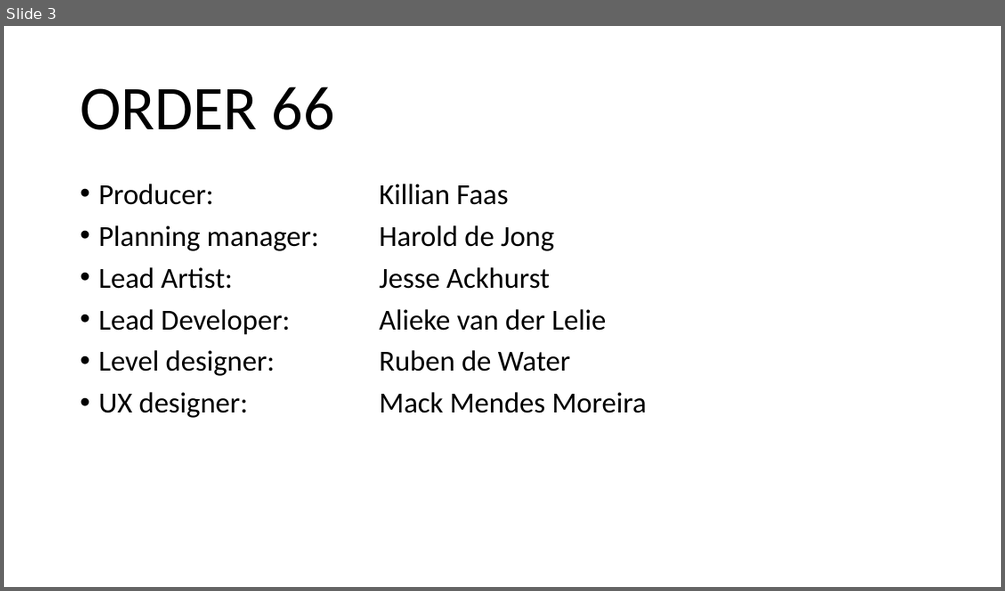
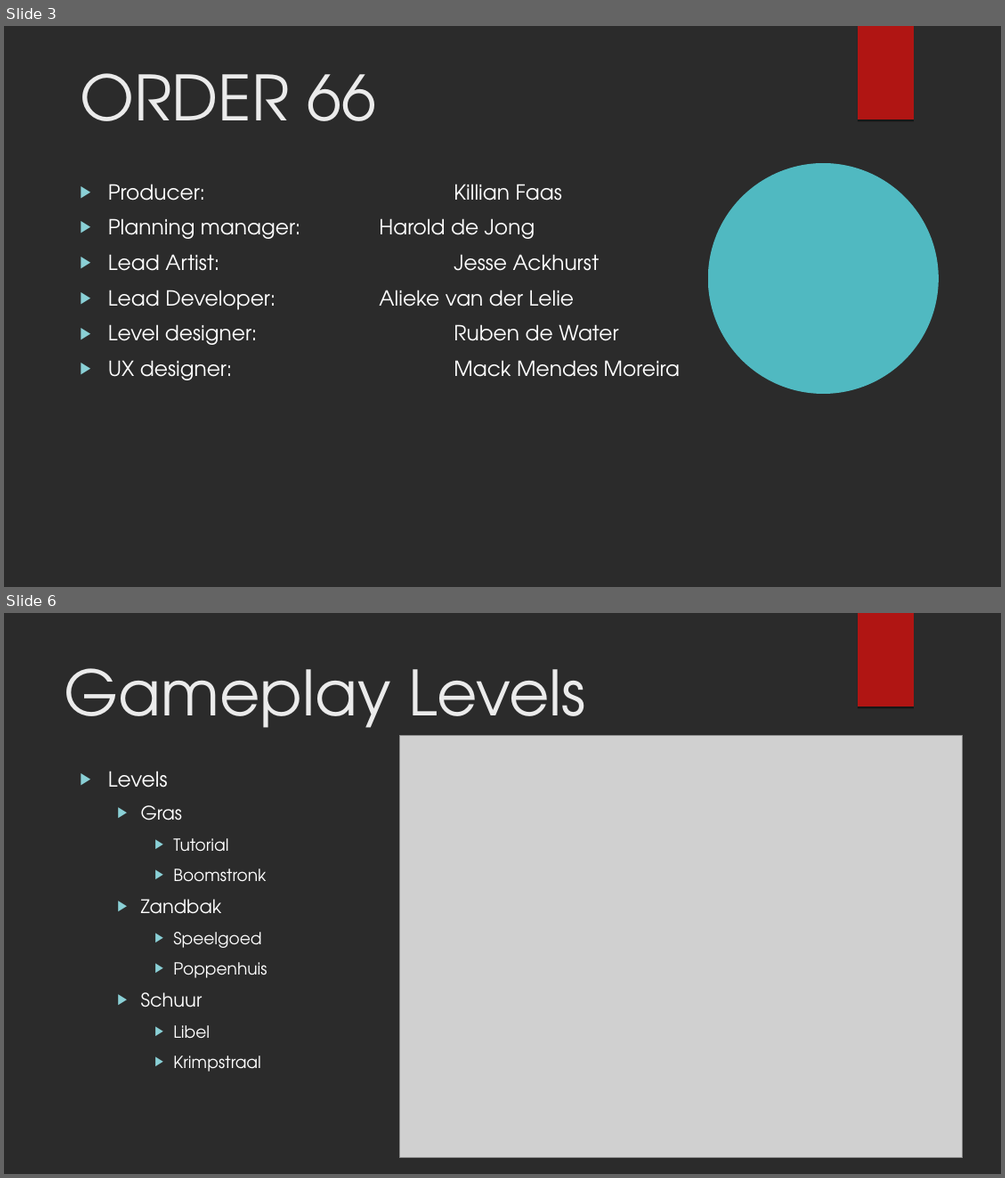
Before and after one commit to kvk4life/GAM21gr2, a slide deck: Presentatie documenten/Order 66’s Pitch.odp. Shown one above the other, each under a label of ours: slide 3 before the commit, slides 3 and 6 after it; the slides between them are not shown. The pictures are 1005x591 and 1005x1178 pixels, drawn with LibreOffice and Linux fonts; fonts in the diff are those of the drawing; grey boxes stand for pictures; background and template pictures are left out; a plain dark background stands for a picture behind light text. Boxes give left, top, right and bottom in pixels: in the first picture for what was removed or moved away, otherwise in the second. Text is boxed around its words. In the diff, an @@ line names an element or a change of style, - is before the commit and + after.

```diff
--- a/Presentatie documenten/Order 66’s Pitch.odp
+++ b/Presentatie documenten/Order 66’s Pitch.odp
@@ slide 6 added at bbox=[4, 613, 1001, 1174], background picture (left out); not listed: 1 template element that a slide beside it also shows @@
@@ title added at bbox=[65, 668, 586, 744], 60 pt, text #EBEBEB @@
+Gameplay Levels
@@ picture added at bbox=[399, 736, 962, 1158] @@
@@ text added at bbox=[108, 771, 267, 1071], 16 pt, text #FFFFFF @@
+▶ Levels
+  ▶ Gras
+    ▶ Tutorial
+    ▶ Boomstronk
+  ▶ Zandbak
+    ▶ Speelgoed
+    ▶ Poppenhuis
+  ▶ Schuur
+    ▶ Libel
+    ▶ Krimpstraal
@@ slide 3 changed as well @@
@@ background #FFFFFF to picture (left out) @@
@@ freeform shape added at bbox=[858, 26, 914, 119], fill #B01513 @@
@@ title "ORDER 66" at bbox=[80, 73, 376, 121]: font Calibri to TeX Gyre Adventor, text colour #000000 to #EBEBEB; line spacing 0.9 to 1; vertical alignment middle to top @@
@@ text "Producer: Killian Faas" at bbox=[108, 184, 680, 377]: size 28 to 20 pt, font Calibri to TeX Gyre Adventor, text colour #000000 to #FFFFFF; bullet • to ▶; line spacing 0.9 to 1; bullet colour #000000 to #8AD0D6 @@
@@ freeform shape added at bbox=[708, 163, 938, 394], fill #50B9C1 @@
```
Also in this commit, not shown: 8 other slides changed, 4 other slides added, 1 slide removed, 1 other file.
